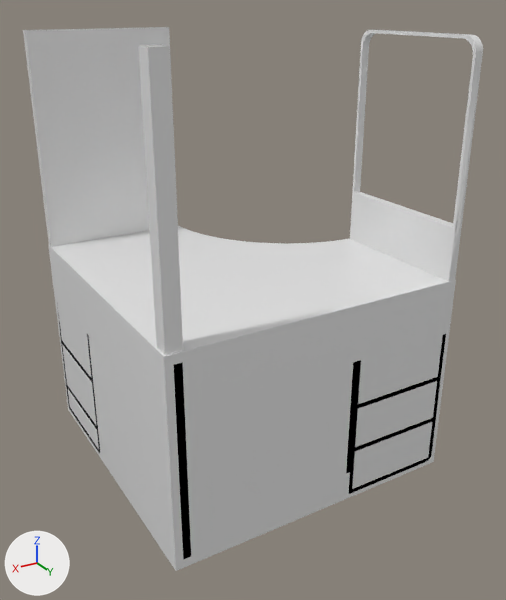
An edit to the OBJ model data/assets/furn/mdl/desk_corner.obj, drawn before and after from the same camera.
Camera for both pictures: a camera (50 mm lens) standing at (1.419, 1.006, 0.065) and looking at (0.629, -0.31, -0.593). Every picture has the same lights, and +X, +Y and +Z are marked at lower left. Where no turn or scale is listed for an object, it has been applied to the vertices. Vertices at the same position are counted once.

Names of what the first picture shows: 'Box.000.002_Cube.007'.
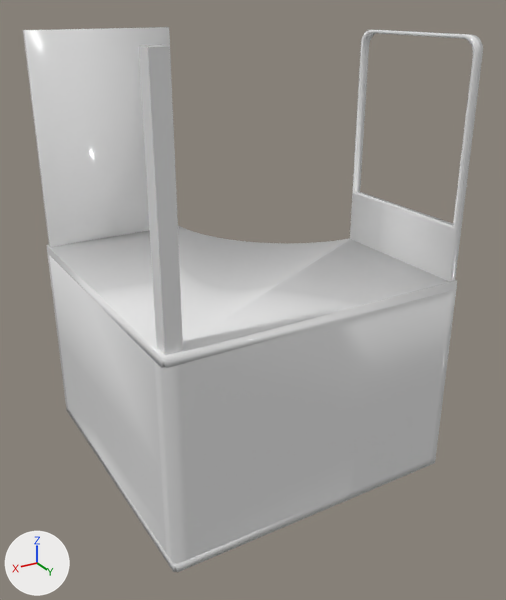
The newer file is also turned or shifted as a whole; pictures and numbers use the older file's frame.

Location of each change, [x1, y1, x2, y2] in pixels of the pictures (506 x 600 px):
'Box.000.002_Cube.007', reshaped: before [23, 27, 483, 571]; after [23, 27, 483, 572]
part 1 of me_box_000_002_cube_007, added: after [46, 245, 457, 572]

Edits to the bpy script that builds the scene:
```text
Change me_box_000_002_cube_007:
    used by ob_box_000_002_cube_007; location = (0.0, 0.0, 0.0)
    remove me_box_000_002_cube_007.from_pydata(...)  # 371 vertices, 352 faces; spans x 0.282..0.991, y -0.719..-0.01, z -1.0..0.0
    add me_box_000_002_cube_007.from_pydata(...)  # 457 vertices, 426 faces; spans x 0.282..0.996, y -0.719..-0.005, z -1.0..0.0
    me_box_000_002_cube_007 part 1: 86 vertices added at x 0.282..0.996, y -0.719..-0.005, z -1.0..-0.511
    me_box_000_002_cube_007 part 2: the surface is now shaded smooth
```
